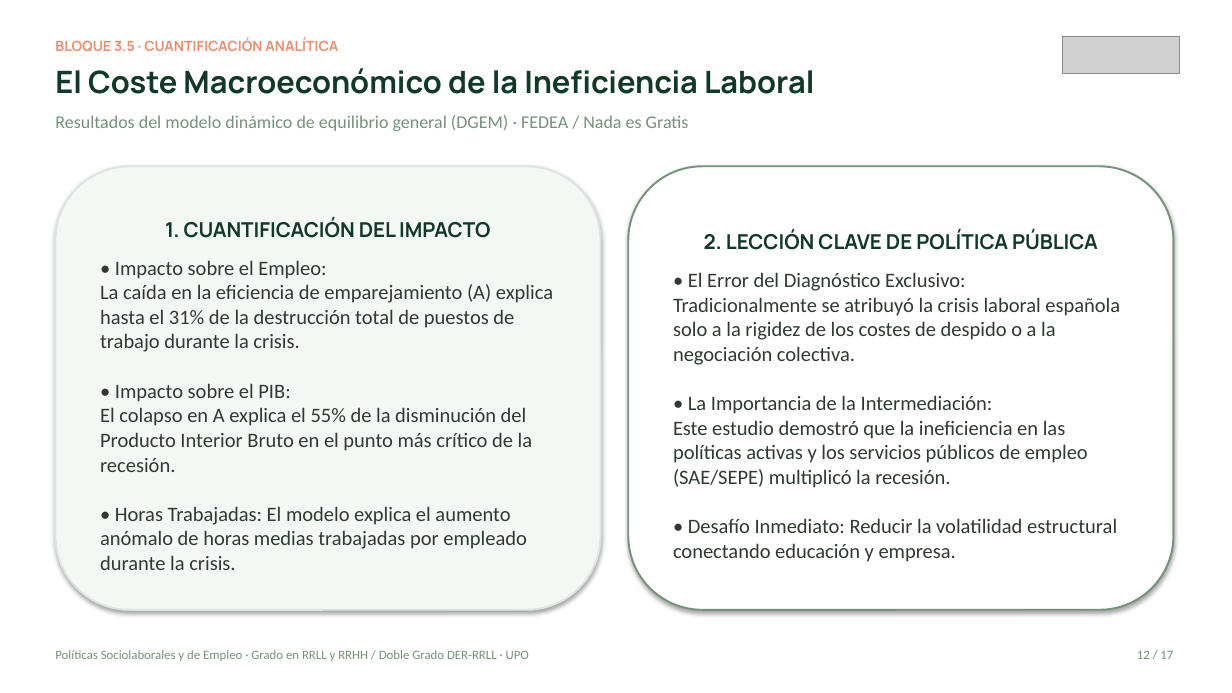
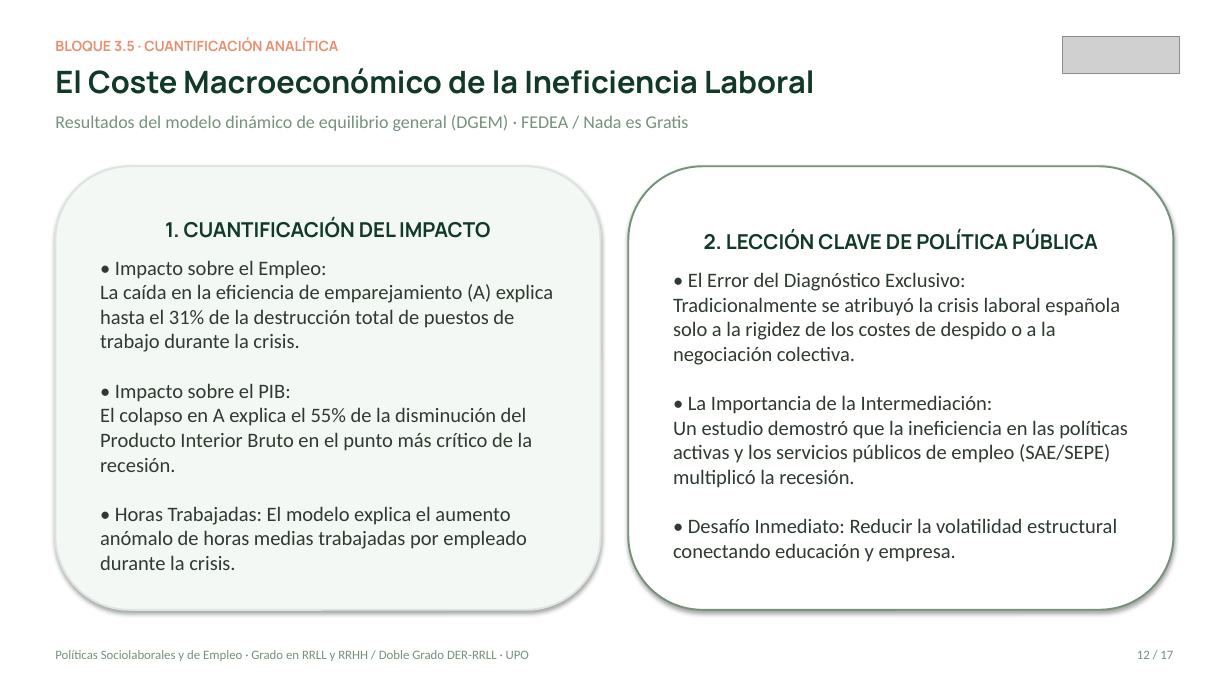
Before and after one commit to mhidper/PSSLL2627, a slide deck: slide 14 of Temas EB/Sesiones EB/Sesion 05/Sesion 05 - La Curva de Beveridge y Emparejamiento Laboral.pptx (slide 13 before the commit). Drawn at 1232x693 pixels with LibreOffice and Linux fonts; fonts in the diff are those of the drawing; grey boxes stand for pictures. Boxes give left, top, right and bottom in pixels: in the first picture for what was removed or moved away, otherwise in the second. Text is boxed around its words. In the diff, an @@ line names an element or a change of style, - is before the commit and + after.

```diff
--- a/Temas EB/Sesiones EB/Sesion 05/Sesion 05 - La Curva de Beveridge y Emparejamiento Laboral.pptx
+++ b/Temas EB/Sesiones EB/Sesion 05/Sesion 05 - La Curva de Beveridge y Emparejamiento Laboral.pptx
@@ text in rounded rectangle at <box>673,272,1128,562</box>: text changed @@
-• El Error del Diagnóstico Exclusivo:
-Tradicionalmente se atribuyó la crisis laboral española solo a la rigidez de los costes de despido o a la negociación colectiva.
-• La Importancia de la Intermediación:
-Este estudio demostró que la ineficiencia en las políticas activas y los servicios públicos de empleo (SAE/SEPE) multiplicó la recesión.
-• Desafío Inmediato: Reducir la volatilidad estructural conectando educación y empresa.
+• El Error del Diagnóstico Exclusivo:
+Tradicionalmente se atribuyó la crisis laboral española solo a la rigidez de los costes de despido o a la negociación colectiva.
+• La Importancia de la Intermediación:
+Un estudio demostró que la ineficiencia en las políticas activas y los servicios públicos de empleo (SAE/SEPE) multiplicó la recesión.
+• Desafío Inmediato: Reducir la volatilidad estructural conectando educación y empresa.
```
Also in this commit, not shown: 4 other slides changed, 13 other files.
